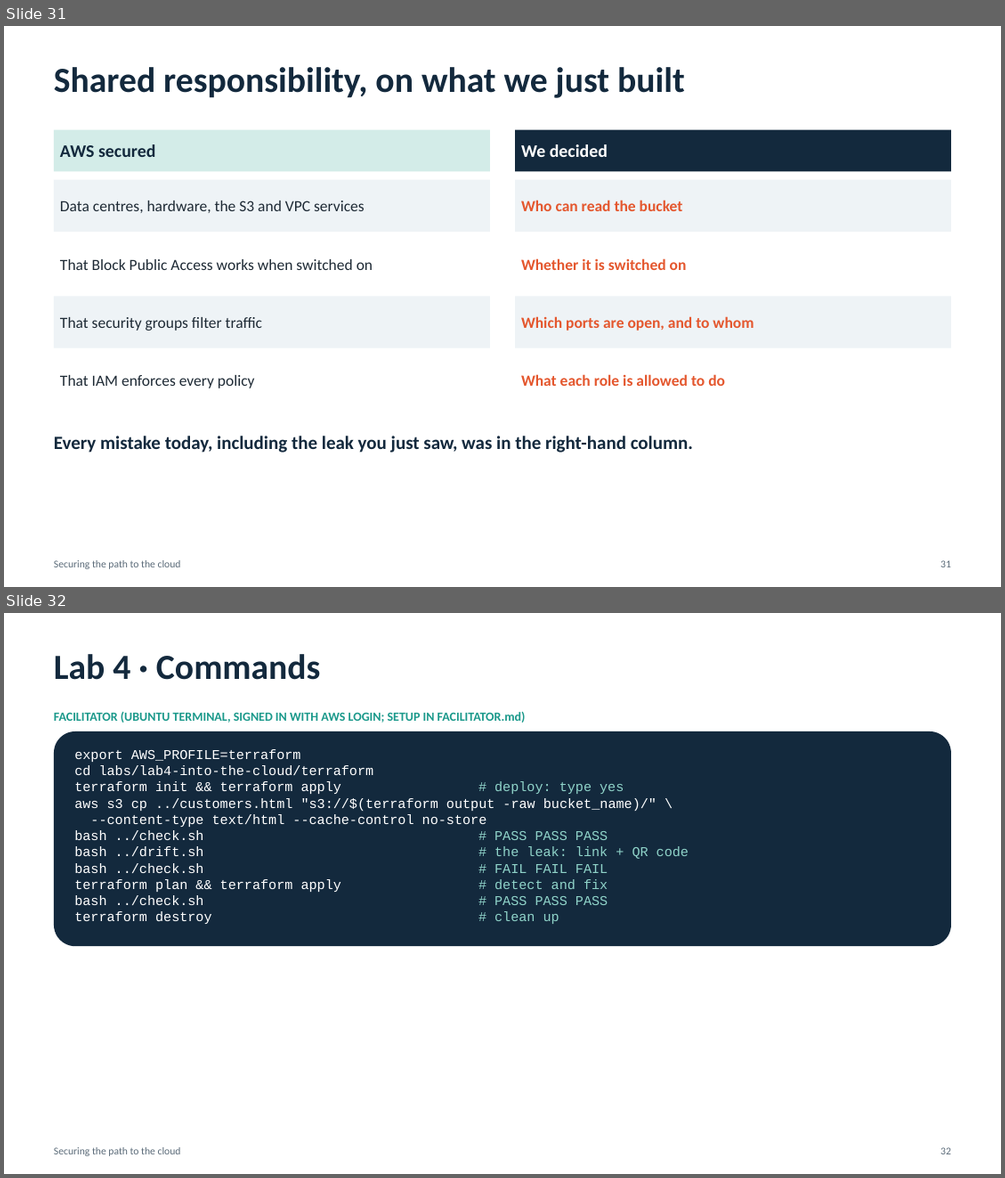
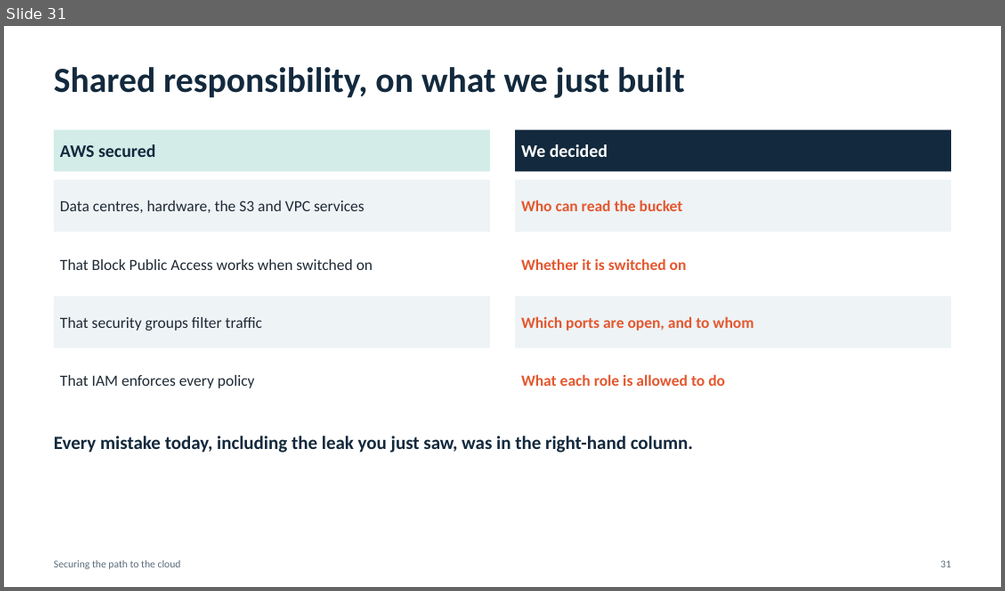
Before and after one commit to PrathameshChopade/MIT-Cloud-Demo, a slide deck: presentation/Securing-the-Path-to-the-Cloud.pptx. Shown one above the other, each under a label of ours: slides 31 and 32 before the commit, slide 31 after it. The pictures are 1005x1178 and 1005x591 pixels, drawn with LibreOffice and Linux fonts; fonts in the diff are those of the drawing. Boxes give left, top, right and bottom in pixels: in the first picture for what was removed or moved away, otherwise in the second. Text is boxed around its words. In the diff, an @@ line names an element or a change of style, - is before the commit and + after.

```diff
--- a/presentation/Securing-the-Path-to-the-Cloud.pptx
+++ b/presentation/Securing-the-Path-to-the-Cloud.pptx
@@ slide 32 removed at (x1=4, y1=613, x2=1001, y2=1174), background #FFFFFF @@
@@ text removed at (x1=54, y1=654, x2=321, y2=680) @@
-Lab 4 · Commands
@@ text removed at (x1=54, y1=712, x2=526, y2=722) @@
-FACILITATOR (UBUNTU TERMINAL, SIGNED IN WITH AWS LOGIN; SETUP IN FACILITATOR.md)
@@ rounded rectangle removed at (x1=54, y1=731, x2=952, y2=946) @@
@@ text removed at (x1=74, y1=749, x2=688, y2=924) @@
-export AWS_PROFILE=terraform
-cd labs/lab4-into-the-cloud/terraform
-terraform init && terraform apply # deploy: type yes
-aws s3 cp ../customers.html "s3://$(terraform output -raw bucket_name)/" \
---content-type text/html --cache-control no-store
-bash ../check.sh # PASS PASS PASS
-bash ../drift.sh # the leak: link + QR code
-bash ../check.sh # FAIL FAIL FAIL
-terraform plan && terraform apply # detect and fix
-bash ../check.sh # PASS PASS PASS
-terraform destroy # clean up
@@ text removed at (x1=54, y1=1147, x2=181, y2=1156) @@
-Securing the path to the cloud
@@ text removed at (x1=940, y1=1147, x2=951, y2=1154) @@
-32
```
Also in this commit, not shown: 4 slides changed, 4 slides added, 3 other slides removed.
